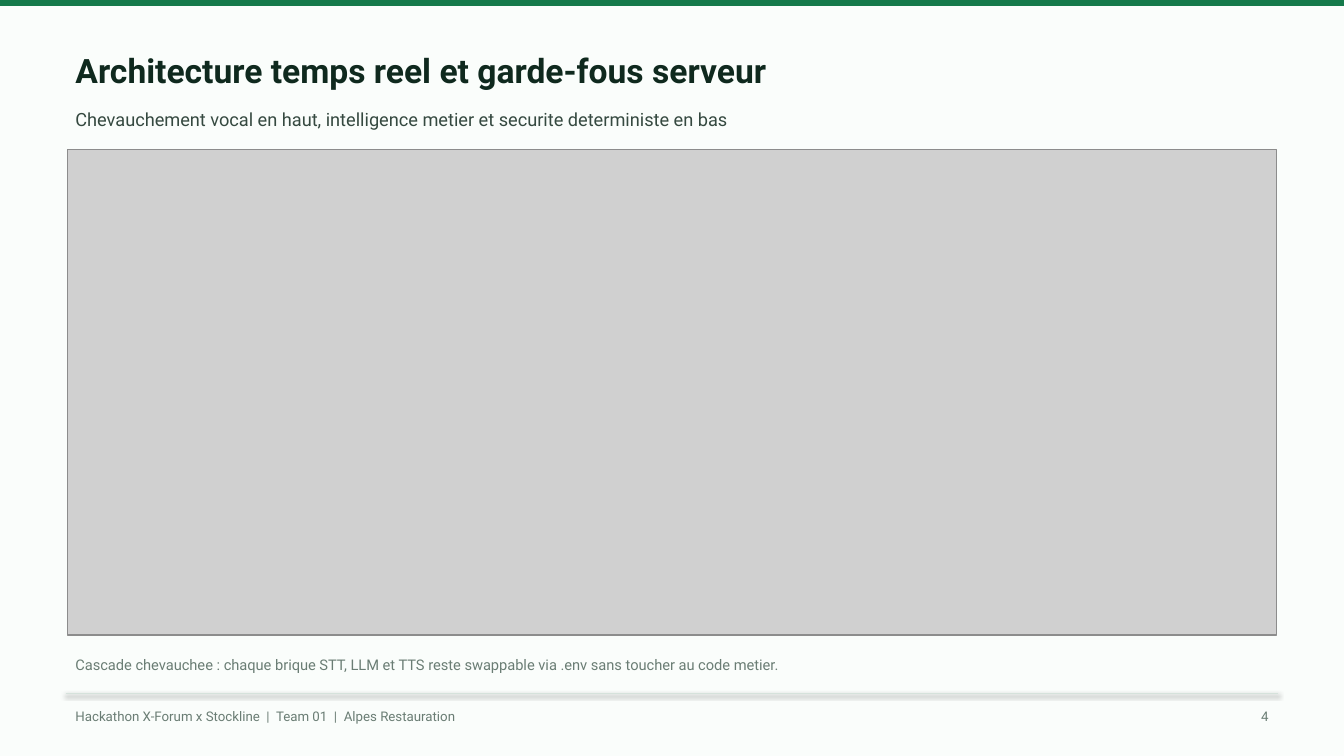
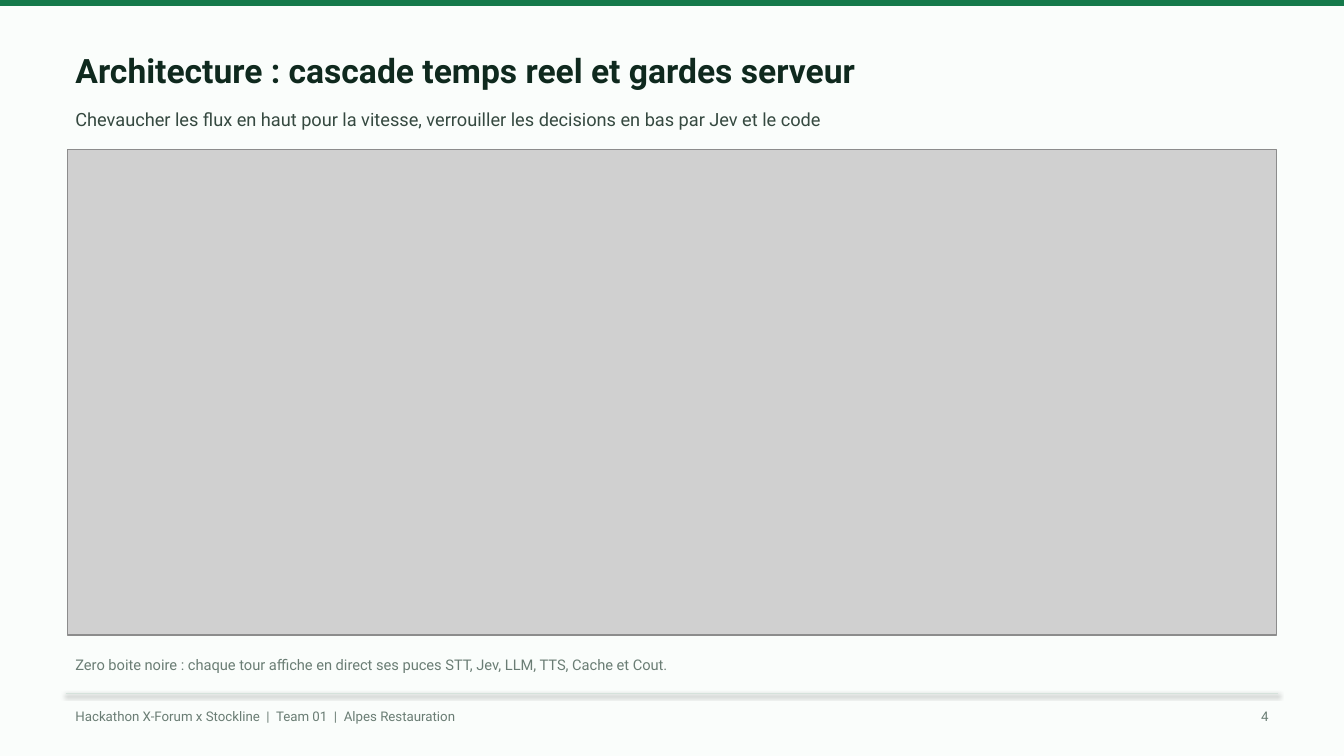
Before and after one commit to KpihX/stockline-jarvis, a slide deck: slide 4 of presentation/build/Stockline-Team01-Alpes-Restauration.pptx. Drawn at 1344x756 pixels with LibreOffice and Linux fonts; fonts in the diff are those of the drawing; grey boxes stand for pictures. Boxes give left, top, right and bottom in pixels: in the first picture for what was removed or moved away, otherwise in the second. Text is boxed around its words. In the diff, an @@ line names an element or a change of style, - is before the commit and + after.

```diff
--- a/presentation/build/Stockline-Team01-Alpes-Restauration.pptx
+++ b/presentation/build/Stockline-Team01-Alpes-Restauration.pptx
@@ text at <box>75,57,855,90</box>: text changed @@
-Architecture temps reel et garde-fous serveur
+Architecture : cascade temps reel et gardes serveur
@@ text at <box>75,112,821,130</box>: text changed @@
-Chevauchement vocal en haut, intelligence metier et securite deterministe en bas
+Chevaucher les flux en haut pour la vitesse, verrouiller les decisions en bas par Jev et le code
@@ text at <box>75,659,668,673</box>: text changed @@
-Cascade chevauchee : chaque brique STT, LLM et TTS reste swappable via .env sans toucher au code metier.
+Zero boite noire : chaque tour affiche en direct ses puces STT, Jev, LLM, TTS, Cache et Cout.
```
Also in this commit, not shown: 8 other slides changed, 31 other files.
